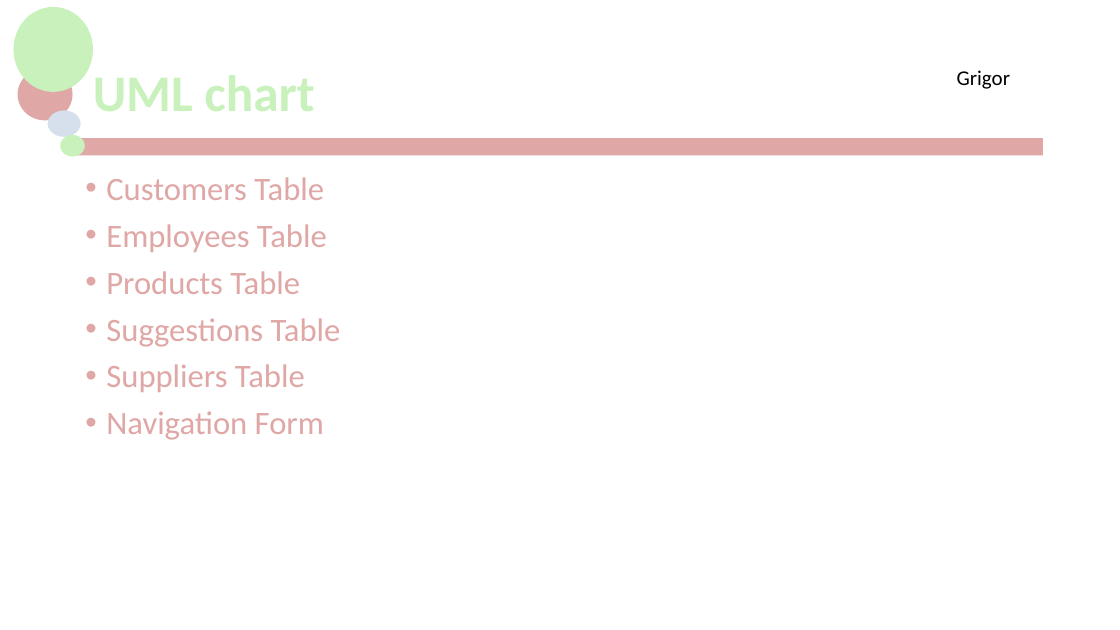
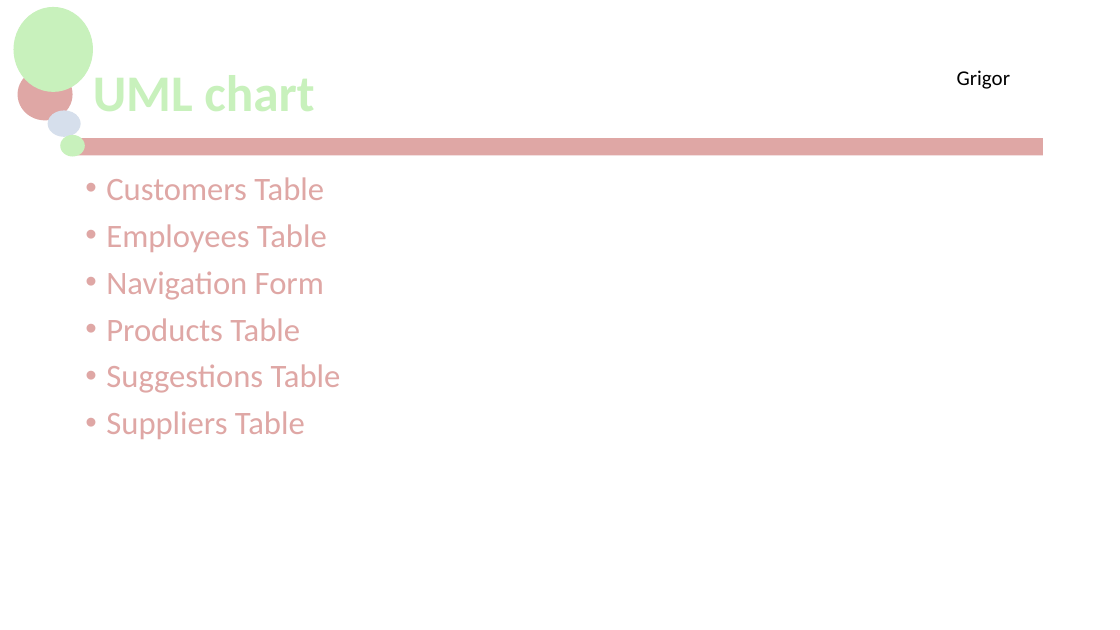
Before and after one commit to jackG97/Project, a slide deck: slide 22 of MCTV Limited.pptx (slide 11 before the commit). Drawn at 1120x630 pixels with LibreOffice and Linux fonts; fonts in the diff are those of the drawing; background and template pictures are left out. Boxes give left, top, right and bottom in pixels: in the first picture for what was removed or moved away, otherwise in the second. Text is boxed around its words. In the diff, an @@ line names an element or a change of style, - is before the commit and + after.

```diff
--- a/MCTV Limited.pptx
+++ b/MCTV Limited.pptx
@@ text at bbox=[106, 271, 324, 300]: paragraph added @@
+• Navigation Form
@@ text at bbox=[106, 411, 324, 440]: paragraph removed @@
-• Navigation Form
```
Also in this commit, not shown: 1 other slide changed, 17 slides added, 1 slide removed.
